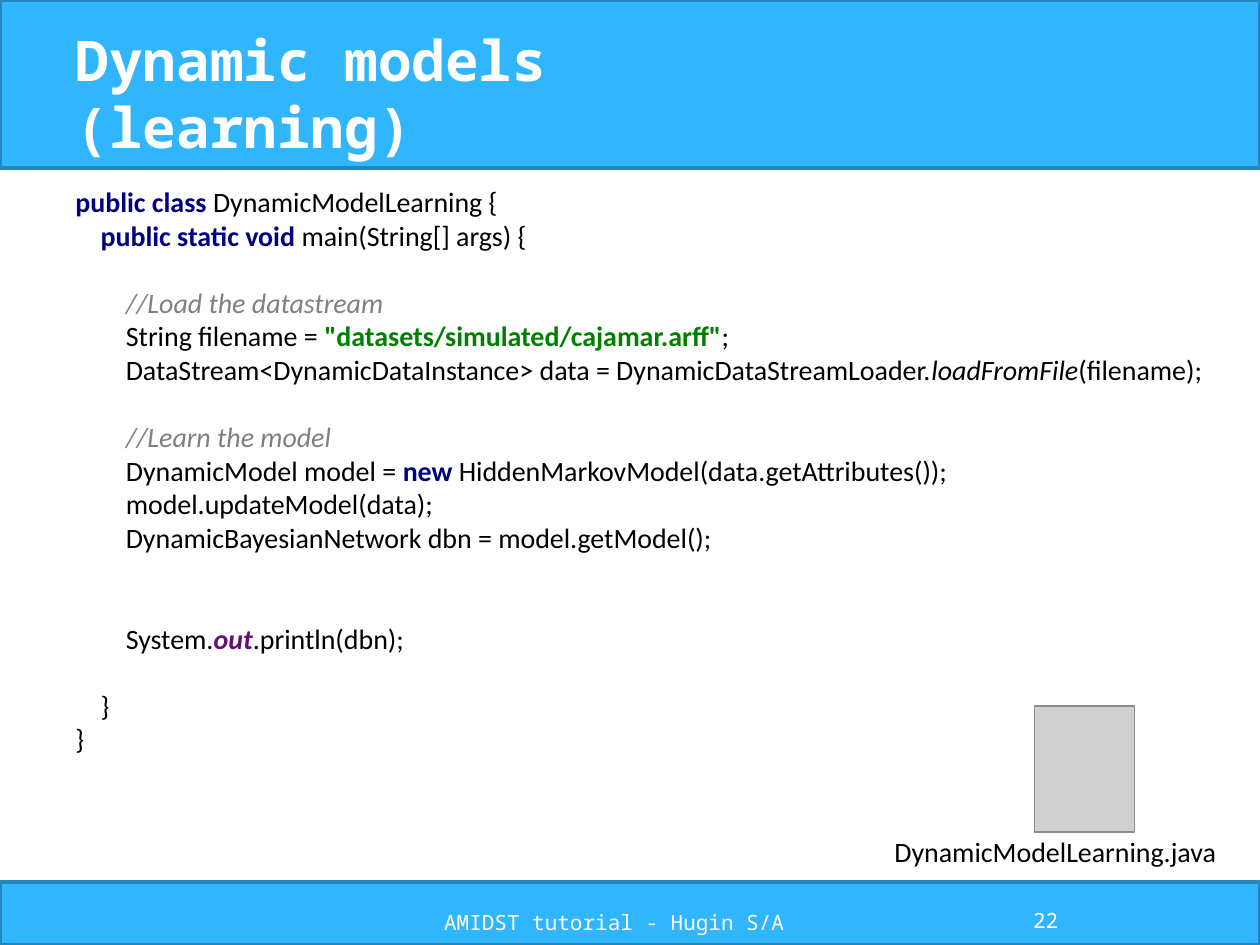
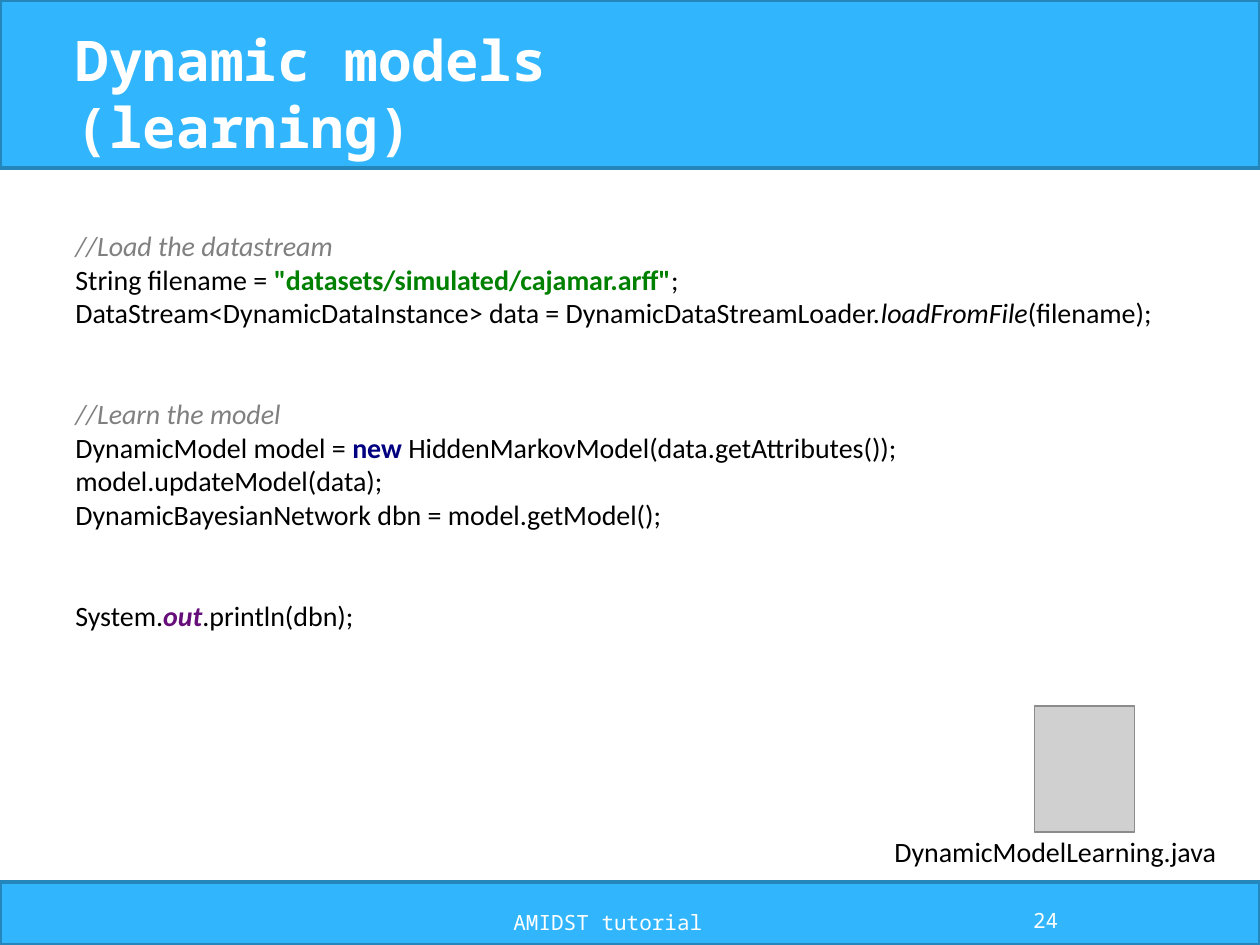
Before and after one commit to amidst/tutorial, a slide deck: slide 24 of doc/slides/AMIDST_slides.pptx (slide 22 before the commit). Drawn at 1260x945 pixels with LibreOffice and Linux fonts; fonts in the diff are those of the drawing; grey boxes stand for pictures; background and template pictures are left out. Boxes give left, top, right and bottom in pixels: in the first picture for what was removed or moved away, otherwise in the second. Text is boxed around its words. In the diff, an @@ line names an element or a change of style, - is before the commit and + after.

```diff
--- a/doc/slides/AMIDST_slides.pptx
+++ b/doc/slides/AMIDST_slides.pptx
@@ text at bbox=[75, 236, 1152, 631]: text changed @@
-public class DynamicModelLearning {
-public static void main(String[] args) {
-//Load the datastream
-String filename = "datasets/simulated/cajamar.arff";
-DataStream<DynamicDataInstance> data = DynamicDataStreamLoader.loadFromFile(filename);
-//Learn the model
-DynamicModel model = new HiddenMarkovModel(data.getAttributes());
-model.updateModel(data);
-DynamicBayesianNetwork dbn = model.getModel();
-System.out.println(dbn);
-}
-}
+//Load the datastream
+String filename = "datasets/simulated/cajamar.arff";
+DataStream<DynamicDataInstance> data = DynamicDataStreamLoader.loadFromFile(filename);
+//Learn the model
+DynamicModel model = new HiddenMarkovModel(data.getAttributes());
+model.updateModel(data);
+DynamicBayesianNetwork dbn = model.getModel();
+System.out.println(dbn);
@@ text at bbox=[513, 914, 703, 930]: text changed @@
-AMIDST tutorial - Hugin S/A
+AMIDST tutorial
@@ page number at bbox=[1033, 913, 1058, 928]: text changed @@
-22
+24
```
Also in this commit, not shown: 30 other slides changed, 1 slide added, 23 other files.
